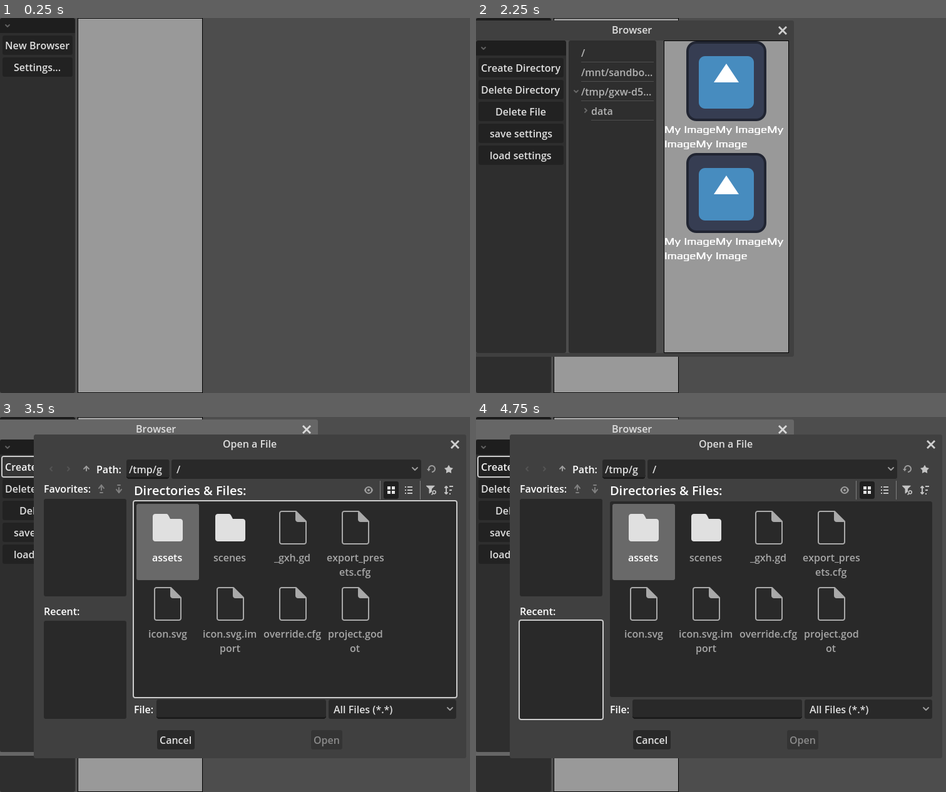
Above: before the commit, frames 1-4 (two rows, left to right).
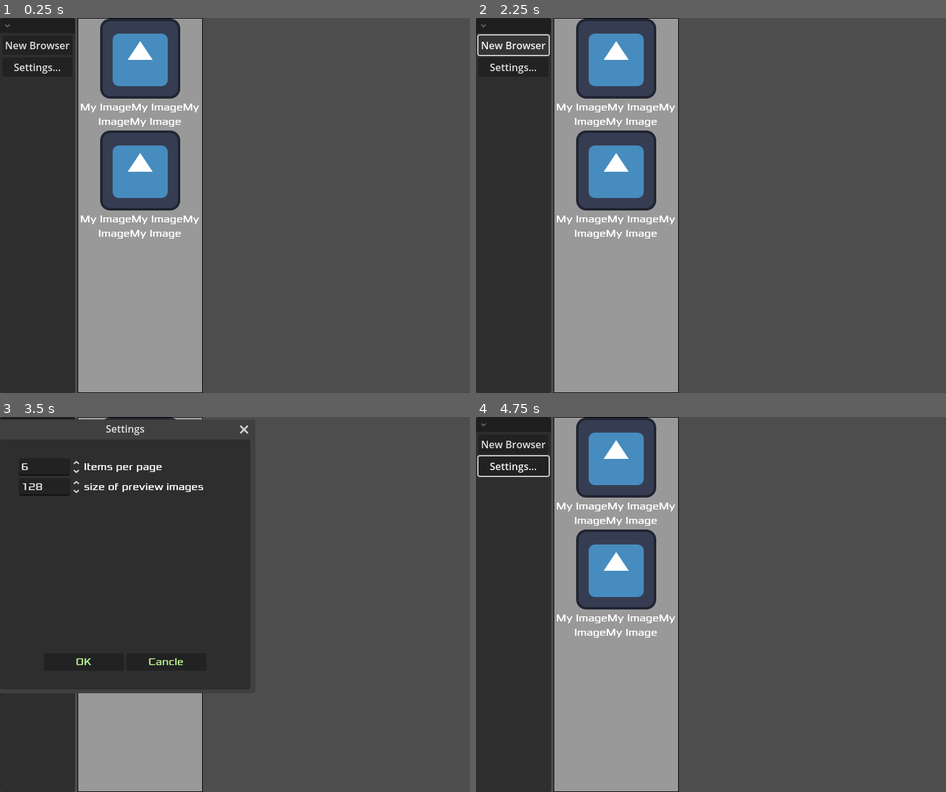
Above: after the commit, the same moments.

Repository: jackdarker/BilderalbumGD
Game: Godot game, scene res://scenes/wnd_viewer.tscn
The game is run twice, just before and just after one commit, with the same random seed, the same clock (stepped at 60 frames per second) and the same inputs. The engine's default icon, where the game draws it, is replaced by a stand-in: a white triangle on a blue panel in a dark square.
Inputs (mouse positions are in pixels of both pictures, inside the frame that each line leads up to):
- Up to frame 1 (0.25 s): no input
- Up to frame 2 (2.25 s): click "Settings..." at 0.5 s; click (640, 261) at 1.25 s, where only the run after the commit has a clickable "Cancle"; click "New Browser" at 2 s
- Up to frame 3 (3.5 s): click (47, 465) at 2.75 s, where only the run before the commit has a clickable "Create Directory"
- Up to frame 4 (4.75 s): click "New Browser" at 3.5 s; click (560, 660) at 4.25 s, where only the run after the commit has a clickable "OK"

The runs differ from the first frame. In frame 1, 8.0% of the frame differs, in the area x 17-43%, y 0-59%; in frame 2, 39%; in frame 3, 41%; in frame 4, 60%, in the area x 0-98%, y 0-91%.
Error after the commit: Parse Error: Identifier "can_drop" not declared in the current scope. (res://scenes/wnd_browser.gd:14)

Commit message:
settings

Diff:
--- a/scenes/ControlsTest3.tscn
+++ /dev/null
@@ -1,18 +0,0 @@
-[gd_scene format=3 uid="uid://cv63wlqkrx86j"]
-
-[node name="ControlsTest3" type="Control"]
-layout_mode = 3
-anchors_preset = 15
-anchor_right = 1.0
-anchor_bottom = 1.0
-offset_bottom = -480.0
-grow_horizontal = 2
-grow_vertical = 2
-
-[node name="HFlowContainer" type="HFlowContainer" parent="."]
-layout_mode = 1
-anchors_preset = 15
-anchor_right = 1.0
-anchor_bottom = 1.0
-grow_horizontal = 2
-grow_vertical = 2
--- a/scenes/ImageListItem.tscn
+++ b/scenes/ImageListItem.tscn
@@ -9,10 +9,10 @@
 anchor_top = 0.5
 anchor_right = 0.5
 anchor_bottom = 0.5
-offset_left = -64.0
-offset_top = -77.5
-offset_right = 64.0
-offset_bottom = 77.5
+offset_left = -400.0
+offset_top = -300.0
+offset_right = -272.0
+offset_bottom = -66.0
 grow_horizontal = 2
 grow_vertical = 2
 script = ExtResource("1_vn0ym")
@@ -20,13 +20,22 @@
 [node name="TextureRect" type="TextureRect" parent="."]
 layout_mode = 2
 size_flags_horizontal = 4
-size_flags_vertical = 4
+size_flags_vertical = 0
 texture = ExtResource("1_67525")
+
+[node name="Label2" type="Label" parent="."]
+visible = false
+custom_minimum_size = Vector2(128, 0)
+layout_mode = 2
+text = "My ImageMy "
+horizontal_alignment = 1
+autowrap_mode = 3
 
 [node name="Label" type="Label" parent="."]
 custom_minimum_size = Vector2(128, 0)
 layout_mode = 2
 text = "My ImageMy ImageMy ImageMy Image"
+horizontal_alignment = 1
 autowrap_mode = 3
 
 [connection signal="focus_entered" from="TextureRect" to="." method="_on_texture_rect_focus_entered"]
--- a/scenes/global_script.gd
+++ b/scenes/global_script.gd
@@ -1,6 +1,7 @@
 extends Node
 
 var current_scene = null
+var settings:Settings =Settings.new()
 
 func goto_scene(path):
 	# This function will usually be called from a signal callback,
@@ -83,7 +84,7 @@
 			finished.emit(taskid)
 
 var tasks=[]
-func create_task(action:Callable,high_priority=false,args=[]):
+func create_task(action:Callable,high_priority=false):
 	var taskid= WorkerThreadPool.add_task(action,high_priority)
 	var task = Task.new(taskid)
 	tasks.append(task)
--- /dev/null
+++ b/scenes/image_list.gd
@@ -0,0 +1,15 @@
+extends Control
+
+@onready var list=$VBoxContainer/ScrollContainer/BoxContainer
+@onready var bt_prev=$VBoxContainer/HBoxContainer/bt_prev
+@onready var bt_next=$VBoxContainer/HBoxContainer/bt_next
+@onready var bt_page=$VBoxContainer/HBoxContainer/OptionButton
+
+func updatePageCtrl(page,pages):
+	bt_page.clear()
+	for i in pages:
+		bt_page.add_item(str(i))
+
+	bt_page.selected=page
+	bt_prev.disabled= (page<=0)
+	bt_next.disabled= (page>=(pages-1))
--- /dev/null
+++ b/scenes/image_list.tscn
@@ -0,0 +1,58 @@
+[gd_scene load_steps=5 format=3 uid="uid://dhjm5iedpepfd"]
+
+[ext_resource type="Theme" uid="uid://dyoqwqakkfsn2" path="res://scenes/style_menu.tres" id="1_65jmy"]
+[ext_resource type="Script" uid="uid://c3ji20pa063vr" path="res://scenes/image_list.gd" id="2_saagr"]
+[ext_resource type="PackedScene" uid="uid://c8qw0h1nshdir" path="res://scenes/ImageListItem.tscn" id="2_u4a67"]
+[ext_resource type="Script" uid="uid://b5f62iwcf3udj" path="res://scenes/image_list_area.gd" id="3_saagr"]
+
+[node name="ImageList" type="Control"]
+custom_minimum_size = Vector2(200, 100)
+layout_mode = 3
+anchors_preset = 0
+offset_right = 302.0
+offset_bottom = 426.0
+theme = ExtResource("1_65jmy")
+script = ExtResource("2_saagr")
+
+[node name="VBoxContainer" type="VBoxContainer" parent="."]
+layout_mode = 1
+anchors_preset = 15
+anchor_right = 1.0
+anchor_bottom = 1.0
+grow_horizontal = 2
+grow_vertical = 2
+
+[node name="HBoxContainer" type="HBoxContainer" parent="VBoxContainer"]
+layout_mode = 2
+theme = ExtResource("1_65jmy")
+
+[node name="bt_prev" type="Button" parent="VBoxContainer/HBoxContainer"]
+layout_mode = 2
+text = "<"
+
+[node name="OptionButton" type="OptionButton" parent="VBoxContainer/HBoxContainer"]
+layout_mode = 2
+theme = ExtResource("1_65jmy")
+selected = 0
+item_count = 1
+popup/item_0/text = "1"
+popup/item_0/id = 0
+
+[node name="bt_next" type="Button" parent="VBoxContainer/HBoxContainer"]
+layout_mode = 2
+text = ">"
+
+[node name="ScrollContainer" type="ScrollContainer" parent="VBoxContainer"]
+layout_mode = 2
+size_flags_vertical = 3
+script = ExtResource("3_saagr")
+
+[node name="BoxContainer" type="VBoxContainer" parent="VBoxContainer/ScrollContainer"]
+layout_mode = 2
+size_flags_horizontal = 3
+
+[node name="ImageListItem" parent="VBoxContainer/ScrollContainer/BoxContainer" instance=ExtResource("2_u4a67")]
+layout_mode = 2
+
+[node name="ImageListItem2" parent="VBoxContainer/ScrollContainer/BoxContainer" instance=ExtResource("2_u4a67")]
+layout_mode = 2
--- /dev/null
+++ b/scenes/image_list_area.gd
@@ -0,0 +1,13 @@
+extends ScrollContainer
+
+var can_drop:Callable
+var drop:Callable
+
+func _can_drop_data(at_position: Vector2, data: Variant) -> bool:
+	if(data is String):
+		return true
+	return false
+
+func _drop_data(at_position: Vector2, data: Variant) -> void:
+	if(data is String):
+		$Label.text = data
--- a/scenes/image_list_item.gd
+++ b/scenes/image_list_item.gd
@@ -1,15 +1,6 @@
 extends VBoxContainer
 
 signal selected(path:String)
-
-# Called when the node enters the scene tree for the first time.
-func _ready() -> void:
-	pass # Replace with function body.
-
-
-# Called every frame. 'delta' is the elapsed time since the previous frame.
-func _process(delta: float) -> void:
-	pass
 
 
 func _on_texture_rect_gui_input(event: InputEvent) -> void:
@@ -17,6 +8,19 @@
 		if event.pressed && event.button_index==MOUSE_BUTTON_LEFT:
 			selected.emit($Label.get_text())
 
+#region dragndrop
+func _get_drag_data(at_position: Vector2) -> Variant:
+	var cpb = ColorPickerButton.new()	#todo small icon?
+	cpb.size = Vector2(50, 50)
+	set_drag_preview(cpb)
+	return $Label.text
 
-func _on_texture_rect_focus_entered() -> void:
-	pass # Replace with function body.
+func _can_drop_data(at_position: Vector2, data: Variant) -> bool:
+	if(false && data is String):
+		return true
+	return false
+
+func _drop_data(at_position: Vector2, data: Variant) -> void:
+	if(data is String):
+		$Label.text = data
+#endregion
--- /dev/null
+++ b/scenes/settings.gd
@@ -0,0 +1,8 @@
+extends Node
+class_name Settings
+
+var Listitems :int= 6
+var Itemsize: int = 128
+
+func _init():
+	pass
--- a/scenes/wnd_browser.gd
+++ b/scenes/wnd_browser.gd
@@ -8,7 +8,15 @@
 var UID:int
 # Called when the node enters the scene tree for the first time.
 func _ready() -> void:
+	%ImageList.bt_prev.pressed.connect(switchPage.bind(-1,true))
+	%ImageList.bt_next.pressed.connect(switchPage.bind(1,true))
+	%ImageList.bt_page.item_selected.connect(switchPage.bind(false))
+	%ImageList.list.get_parent().can_drop=can_drop
+	item_created.connect(updateList)
+	all_item_created.connect(%ImageList.updatePageCtrl)
 	buildTree()
+
+
 
 func saveData()->Dictionary:
 	var data ={
@@ -42,29 +50,8 @@
 	_actual_image=path
 	selected.emit(path)
 
-func _loadImgToList(path)->void:
-	var _Item=SceneListItem.instantiate()
-	var image = Image.load_from_file(path)
-	var ThumbnailSize = 128
-	var Width =0
-	var Height = 0
-	var Ratio = image.get_width() / float(image.get_height())
-	if Ratio>= 1.0:
-		Width = ThumbnailSize;
-		Height = (Width * image.get_height()) / float(image.get_width());
-	else:
-		Height = ThumbnailSize;
-		Width = (Height * image.get_width()) / float(image.get_height());
-
-	image.resize(Width,Height)
-	var texture = ImageTexture.create_from_image(image)
-	_Item.get_node("TextureRect").texture=texture
-	_Item.get_node("Label").text=path
-	_Item.selected.connect(_displayImage)
-	%ImageList.get_child(0).add_child(_Item)
-
 func _clearImgList()->void:
-	var node=%ImageList.get_child(0)
+	var node=%ImageList.list
 	for n in node.get_children():
 		node.remove_child(n)
 		n.queue_free()
@@ -79,16 +66,16 @@
 func buildTree() -> void:
 	_clearDirTree(null)
 	var tree=%Tree
-	var root = tree.create_item()
+	var root:TreeItem = tree.create_item()
 	tree.hide_root = true
-	#root.set_text(0,"d:/temp")
 	root.set_metadata(0,"")
 	var d=DirAccess.get_drive_count()
 	for i in d:
-		var drive=tree.create_item(root)
+		var drive:TreeItem=tree.create_item(root)
 		var letter=DirAccess.get_drive_name(i)
 		drive.set_text(0,letter)
 		drive.set_metadata(0,letter)
+		drive.collapsed=true
 
 	_appendDir(root)
 
@@ -108,10 +95,10 @@
 			var file_name = dir.get_next()
 			while file_name != "":
 				if dir.current_is_dir():
-					var node=tree.create_item(item)
+					var node:TreeItem=tree.create_item(item)
 					node.set_text(0,file_name)
 					node.set_metadata(0,dir.get_current_dir().path_join(file_name))
-					tree.create_item(node)
+					tree.create_item(node)	#add a placeholder for digging deeper
 					node.collapsed=true
 				file_name = dir.get_next()
 			dir.list_dir_end()
@@ -125,16 +112,19 @@
 
 func _on_tree_item_selected() -> void:
 	var item=%Tree.get_selected()
-	_fetchImagesThreaded(item.get_metadata(0))
+	_fetchImagesThreaded(item.get_metadata(0),0)
 
 signal item_created(item)
-func _fetchImagesThreaded(dir_path)->void:
+signal all_item_created(page,pages)
+func _fetchImagesThreaded(dir_path,page:int)->void:
 	_clearImgList()
-	item_created.connect(updateList)
-	Global.create_task(fetchImagesByThread.bind(dir_path))
+	Global.create_task(fetchImagesByThread.bind(dir_path,page))
 
-func fetchImagesByThread(dir_path):
+func fetchImagesByThread(dir_path,page):
 	var dir = DirAccess.open(dir_path)
+	var start=Global.settings.Listitems*page
+	var end=Global.settings.Listitems*(1+page)
+	var count=0
 	if dir:
 		dir.list_dir_begin()
 		var file_name = dir.get_next()
@@ -143,34 +133,45 @@
 				pass
 			else:
 				if Global.isSupportedImage(file_name):
-					var path=dir_path.path_join(file_name)
-					var _Item=SceneListItem.instantiate()
-					var image = Image.load_from_file(path)
-					var ThumbnailSize = 128
-					var Width =0
-					var Height = 0
-					var Ratio = image.get_width() / float(image.get_height())
-					if Ratio>= 1.0:
-						Width = ThumbnailSize;
-						Height = (Width * image.get_height()) / float(image.get_width());
-					else:
-						Height = ThumbnailSize;
-						Width = (Height * image.get_width()) / float(image.get_height());
-
-					image.resize(Width,Height)
-					var texture = ImageTexture.create_from_image(image)
-					_Item.get_node("TextureRect").texture=texture
-					_Item.get_node("Label").text=path
-					item_created.emit.call_deferred(_Item)
+					if (count>=start && count <end):
+						var path=dir_path.path_join(file_name)
+						item_created.emit.call_deferred(_create_item(path))
+					count=count+1
 			file_name = dir.get_next()
 		dir.list_dir_end()
+		all_item_created.emit.call_deferred(page,ceili(count/Global.settings.Listitems))
 	else:
 		print("An error occurred when trying to access the path.")
 
+func _create_item(path)-> Object:
+	var _Item=SceneListItem.instantiate()
+	var image = Image.load_from_file(path)
+	var ThumbnailSize = Global.settings.Itemsize
+	var Width =0
+	var Height = 0
+	var Ratio = image.get_width() / float(image.get_height())
+	if Ratio>= 1.0:
+		Width = ThumbnailSize;
+		Height = (Width * image.get_height()) / float(image.get_width());
+	else:
+		Height = ThumbnailSize;
+		Width = (Height * image.get_width()) / float(image.get_height());
+
+	image.resize(Width,Height)
+	var texture = ImageTexture.create_from_image(image)
+	_Item.get_node("TextureRect").texture=texture
+	_Item.get_node("Label").text=path
+	return _Item
+
 func updateList(item):
 	item.selected.connect(_displayImage)
-	%ImageList.get_child(0).add_child(item)
+	%ImageList.list.add_child(item)
 
+func switchPage(increment,relative):
+	var page=%ImageList.bt_page.selected
+	if(relative):
+		page+=increment
+	_fetchImagesThreaded(%Tree.get_selected().get_metadata(0),page)
 
 func _on_close_requested() -> void:
 	hide()
@@ -182,7 +183,3 @@
 
 func _on_button_5_pressed() -> void:
 	SaveLoadMgr.load("c://temp//savegame.save")
-
-func _on_texture_rect_resized() -> void:
-	if _actual_image:
-		_displayImage(_actual_image)
--- a/scenes/wnd_browser.tscn
+++ b/scenes/wnd_browser.tscn
@@ -1,8 +1,7 @@
-[gd_scene load_steps=4 format=3 uid="uid://dgcscmok8h51i"]
+[gd_scene load_steps=3 format=3 uid="uid://dgcscmok8h51i"]
 
 [ext_resource type="Script" uid="uid://drj034ayuaque" path="res://scenes/wnd_browser.gd" id="1_q3mf3"]
-[ext_resource type="Theme" uid="uid://dyoqwqakkfsn2" path="res://scenes/style_menu.tres" id="2_1tdb2"]
-[ext_resource type="PackedScene" uid="uid://c8qw0h1nshdir" path="res://scenes/ImageListItem.tscn" id="3_rnki1"]
+[ext_resource type="PackedScene" uid="uid://dhjm5iedpepfd" path="res://scenes/image_list.tscn" id="2_oiot5"]
 
 [node name="window" type="Window" groups=["Persist"]]
 oversampling_override = 1.0
@@ -54,20 +53,8 @@
 custom_minimum_size = Vector2(100, 0)
 layout_mode = 2
 
-[node name="ImageList" type="ScrollContainer" parent="HBoxContainer/HSplitContainer"]
+[node name="ImageList" parent="HBoxContainer/HSplitContainer" instance=ExtResource("2_oiot5")]
 unique_name_in_owner = true
-custom_minimum_size = Vector2(200, 100)
-layout_mode = 2
-theme = ExtResource("2_1tdb2")
-
-[node name="BoxContainer" type="VBoxContainer" parent="HBoxContainer/HSplitContainer/ImageList"]
-layout_mode = 2
-size_flags_horizontal = 3
-
-[node name="ImageListItem" parent="HBoxContainer/HSplitContainer/ImageList/BoxContainer" instance=ExtResource("3_rnki1")]
-layout_mode = 2
-
-[node name="ImageListItem2" parent="HBoxContainer/HSplitContainer/ImageList/BoxContainer" instance=ExtResource("3_rnki1")]
 layout_mode = 2
 
 [node name="FileDialog" type="FileDialog" parent="."]
--- /dev/null
+++ b/scenes/wnd_settings.gd
@@ -0,0 +1,15 @@
+extends Window
+
+func _on_visibility_changed() -> void:
+	if self.visible:
+		$Panel/MarginContainer/GridContainer/i_listitems.value=Global.settings.Listitems
+		$Panel/MarginContainer/GridContainer/i_previewsize.value=Global.settings.Itemsize
+
+func _on_bt_cancle_pressed() -> void:
+	self.hide()
+
+func _on_bt_ok_pressed() -> void:
+	#todo validate
+	Global.settings.Listitems=$Panel/MarginContainer/GridContainer/i_listitems.value
+	Global.settings.Itemsize=$Panel/MarginContainer/GridContainer/i_previewsize.value
+	self.hide()
--- /dev/null
+++ b/scenes/wnd_settings.tscn
@@ -0,0 +1,74 @@
+[gd_scene load_steps=3 format=3 uid="uid://bixyjfsb5c04t"]
+
+[ext_resource type="Script" uid="uid://c32212q1pbbb2" path="res://scenes/wnd_settings.gd" id="1_fynyq"]
+[ext_resource type="Theme" uid="uid://dyoqwqakkfsn2" path="res://scenes/style_menu.tres" id="2_mu7tp"]
+
+[node name="WndSettings" type="Window"]
+oversampling_override = 1.0
+title = "Settings"
+position = Vector2i(0, 36)
+size = Vector2i(400, 400)
+script = ExtResource("1_fynyq")
+
+[node name="Panel" type="Panel" parent="."]
+anchors_preset = 15
+anchor_right = 1.0
+anchor_bottom = 1.0
+grow_horizontal = 2
+grow_vertical = 2
+theme = ExtResource("2_mu7tp")
+
+[node name="MarginContainer" type="MarginContainer" parent="Panel"]
+layout_mode = 1
+anchors_preset = 15
+anchor_right = 1.0
+anchor_bottom = 1.0
+grow_horizontal = 2
+grow_vertical = 2
+theme_override_constants/margin_left = 30
+theme_override_constants/margin_top = 30
+
+[node name="GridContainer" type="GridContainer" parent="Panel/MarginContainer"]
+layout_mode = 2
+size_flags_vertical = 0
+columns = 2
+
+[node name="i_listitems" type="SpinBox" parent="Panel/MarginContainer/GridContainer"]
+layout_mode = 2
+min_value = 4.0
+value = 4.0
+
+[node name="Label" type="Label" parent="Panel/MarginContainer/GridContainer"]
+layout_mode = 2
+text = "Items per page"
+
+[node name="i_previewsize" type="SpinBox" parent="Panel/MarginContainer/GridContainer"]
+layout_mode = 2
+min_value = 32.0
+max_value = 1024.0
+step = 2.0
+value = 32.0
+
+[node name="Label2" type="Label" parent="Panel/MarginContainer/GridContainer"]
+layout_mode = 2
+text = "size of preview images"
+
+[node name="HBoxContainer" type="HBoxContainer" parent="Panel/MarginContainer"]
+layout_mode = 2
+size_flags_horizontal = 4
+size_flags_vertical = 8
+
+[node name="bt_ok" type="Button" parent="Panel/MarginContainer/HBoxContainer"]
+custom_minimum_size = Vector2(128, 0)
+layout_mode = 2
+text = "OK"
+
+[node name="bt_cancle" type="Button" parent="Panel/MarginContainer/HBoxContainer"]
+custom_minimum_size = Vector2(128, 0)
+layout_mode = 2
+size_flags_horizontal = 8
+text = "Cancle"
+
+[connection signal="visibility_changed" from="." to="." method="_on_visibility_changed"]
+[connection signal="pressed" from="Panel/MarginContainer/HBoxContainer/bt_ok" to="." method="_on_bt_ok_pressed"]
+[connection signal="pressed" from="Panel/MarginContainer/HBoxContainer/bt_cancle" to="." method="_on_bt_cancle_pressed"]
--- a/scenes/wnd_viewer.gd
+++ b/scenes/wnd_viewer.gd
@@ -4,48 +4,25 @@
 @onready var SceneBrowser = preload("res://scenes/wnd_browser.tscn")
 
 func _ready() -> void:
-	_clearImgList()
+	pass
 
+var _actual_image=null
 func displayImage(path)->void:
 	%TextureRect.texture=Global.loadImgToTexture(path,%TextureRect.size.x,%TextureRect.size.y)
+	_actual_image=path
 
-func loadImgToList(path)->void:
-	var _Items = %ImageList.get_child(0).get_children()
-	var alreadyPresent=false
-	for _x in _Items:
-		if _x.get_node("Label").text==path:
-			alreadyPresent=true
-			break
-	if !alreadyPresent:
-		var _Item=SceneListItem.instantiate()
-		var image = Image.load_from_file(path)
-		var ThumbnailSize = 128
-		var Width =0
-		var Height = 0
-		var Ratio = image.get_width() / float(image.get_height())
-		if Ratio>= 1.0:
-			Width = ThumbnailSize;
-			Height = (Width * image.get_height()) / float(image.get_width());
-		else:
-			Height = ThumbnailSize;
-			Width = (Height * image.get_width()) / float(image.get_height());
-
-		image.resize(Width,Height)
-		var texture = ImageTexture.create_from_image(image)
-		_Item.get_node("TextureRect").texture=texture
-		_Item.get_node("Label").text=path
-		_Item.selected.connect(displayImage)
-		%ImageList.get_child(0).add_child(_Item)
-	displayImage(path)
-
-func _clearImgList()->void:
-	var node=%ImageList.get_child(0)
-	for n in node.get_children():
-		node.remove_child(n)
-		n.queue_free()
 
 
 func _on_bt_new_browser_pressed() -> void:
 	var s=SceneBrowser.instantiate()
 	s.selected.connect(displayImage)
 	self.get_tree().root.add_child(s)
+
+
+func _on_bt_settings_pressed() -> void:
+	%WndSettings.process_mode=Node.PROCESS_MODE_ALWAYS
+	%WndSettings.show()
+
+func _on_texture_rect_resized() -> void:
+	if _actual_image:
+		displayImage(_actual_image)
--- a/scenes/wnd_viewer.tscn
+++ b/scenes/wnd_viewer.tscn
@@ -1,8 +1,9 @@
-[gd_scene load_steps=4 format=3 uid="uid://cdgukpb1yb3s0"]
+[gd_scene load_steps=5 format=3 uid="uid://cdgukpb1yb3s0"]
 
 [ext_resource type="Script" uid="uid://bs83yv82qi3vu" path="res://scenes/wnd_viewer.gd" id="1_g6ech"]
 [ext_resource type="Theme" uid="uid://dyoqwqakkfsn2" path="res://scenes/style_menu.tres" id="2_tc348"]
 [ext_resource type="PackedScene" uid="uid://c8qw0h1nshdir" path="res://scenes/ImageListItem.tscn" id="3_cq3pd"]
+[ext_resource type="PackedScene" uid="uid://bixyjfsb5c04t" path="res://scenes/wnd_settings.tscn" id="4_l78x7"]
 
 [node name="Viewer" type="Control" groups=["Persist"]]
 layout_mode = 3
@@ -11,6 +12,8 @@
 anchor_bottom = 1.0
 grow_horizontal = 2
 grow_vertical = 2
+size_flags_horizontal = 3
+size_flags_vertical = 3
 script = ExtResource("1_g6ech")
 
 [node name="HBoxContainer" type="HBoxContainer" parent="."]
@@ -59,4 +62,10 @@
 expand_mode = 1
 stretch_mode = 3
 
+[node name="WndSettings" parent="." instance=ExtResource("4_l78x7")]
+unique_name_in_owner = true
+visible = false
+
 [connection signal="pressed" from="HBoxContainer/Container/VBoxContainer/btNewBrowser" to="." method="_on_bt_new_browser_pressed"]
+[connection signal="pressed" from="HBoxContainer/Container/VBoxContainer/btSettings" to="." method="_on_bt_settings_pressed"]
+[connection signal="resized" from="HBoxContainer/TextureRect" to="." method="_on_texture_rect_resized"]
Not shown: 1 places in scenes/ImageListItem.tscn that only renumber resources
Not shown, added: scenes/image_list.gd.uid
Not shown, added: scenes/image_list_area.gd.uid
Not shown, added: scenes/settings.gd.uid
Not shown, added: scenes/wnd_settings.gd.uid
